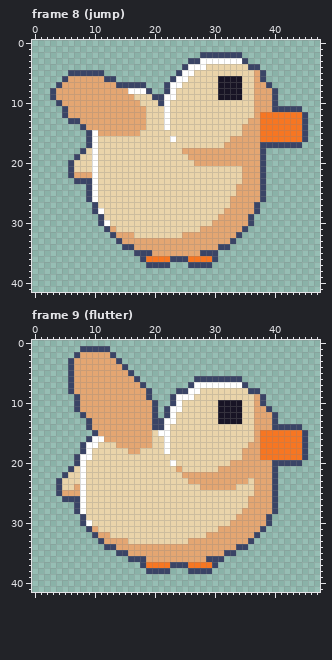
Pixel-art file, stored at art/duck/duck.aseprite. Above is the file before it was changed.
48x42 pixels, 14 frames. Shown: frame 8 (jump), frame 9 (flutter). The commit also changed other frames, which this record leaves out.
Once edited:
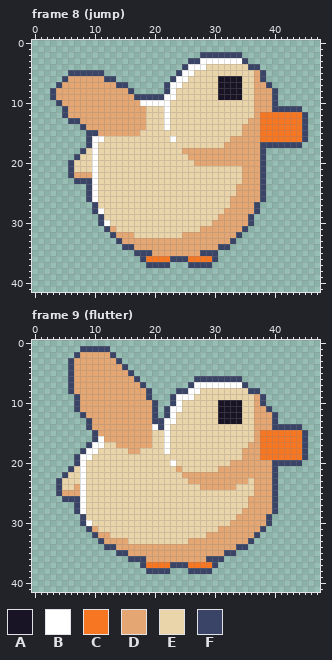
Palette (. is transparent): A #181425  B #ffffff  C #f77622  D #e4a672  E #ead4aa  F #3a4466
What changed:
Frame 8 (jump):
y 7: x 16..18 FFF -> ...
y 8: x 16..19 BBBF -> F...
y 9: x 17..19 EEE -> FFF
y 10: x 18..21 EEEF -> BBBB
y 15: x 10 B -> F
y 16: x 11 E -> B
Frame 9 (flutter):
y 14: x 20 F -> B
y 15: x 21 B -> E
y 16: x 9..10 FB -> .F
y 17: x 8..9 FB -> .F; x 11 E -> B
y 18: x 10 E -> B
Where, in picture pixels (left, top, right, bottom), the same in both pictures:
changed: (128, 82, 164, 106)
changed: (92, 130, 104, 142)
changed: (152, 424, 164, 436)
changed: (80, 436, 104, 454)
